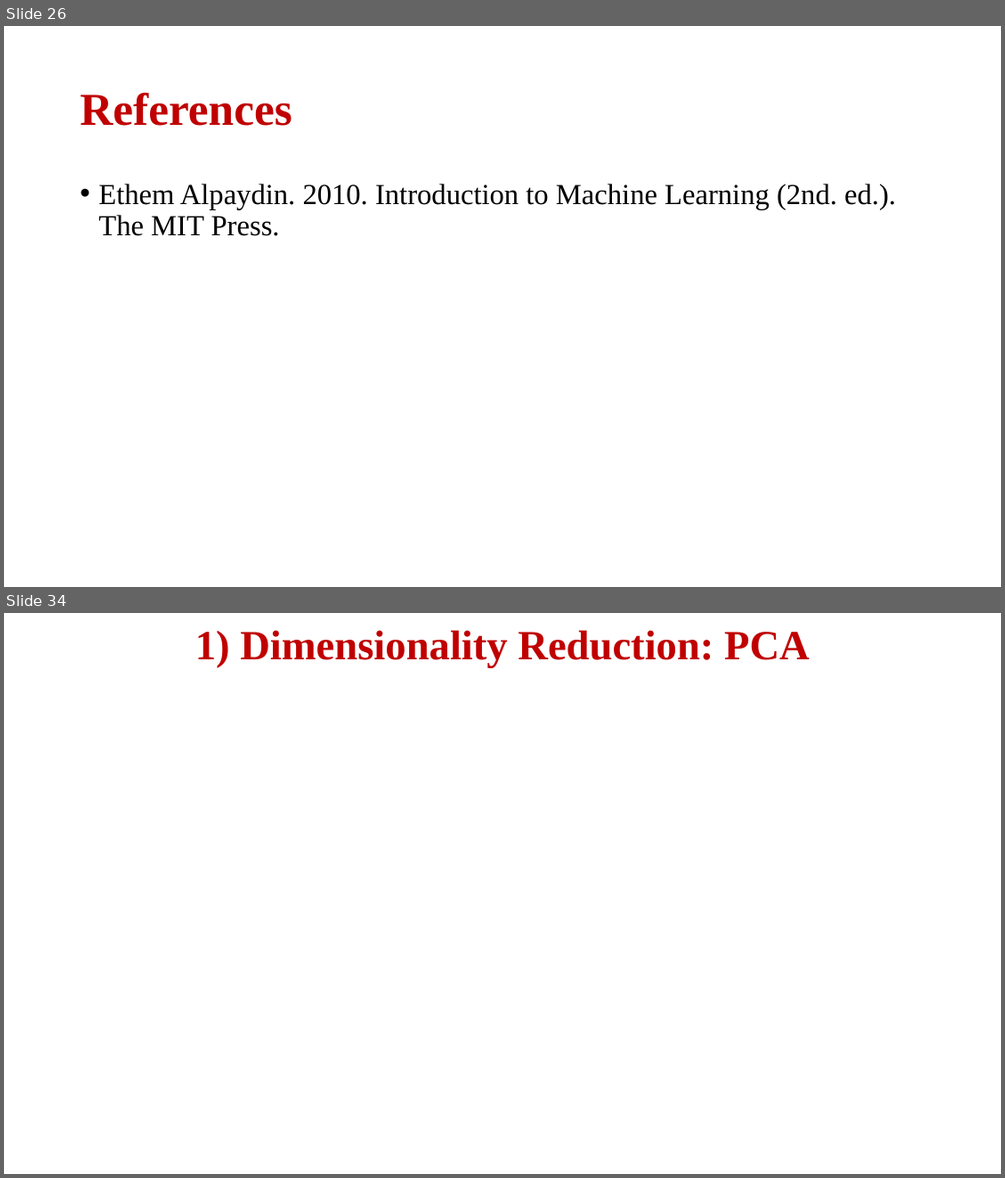
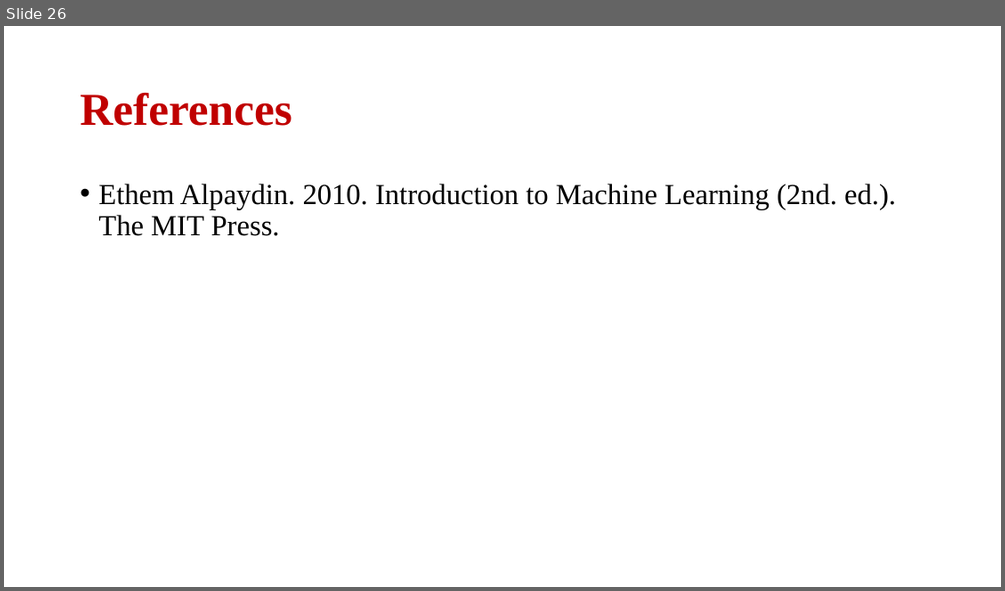
Before and after one commit to skysumitkumar/Du_Mca, a slide deck: 3rd_semester/Data_Science_with_python/PPT/Unit_1/Principal Component Analysis.pptx. Shown one above the other, each under a label of ours: slides 26 and 34 before the commit, slide 26 after it; the slides between them are not shown. The pictures are 1005x1178 and 1005x591 pixels, drawn with LibreOffice and Linux fonts; fonts in the diff are those of the drawing; grey boxes stand for pictures. Boxes give left, top, right and bottom in pixels: in the first picture for what was removed or moved away, otherwise in the second. Text is boxed around its words. In the diff, an @@ line names an element or a change of style, - is before the commit and + after.

```diff
--- a/3rd_semester/Data_Science_with_python/PPT/Unit_1/Principal Component Analysis.pptx
+++ b/3rd_semester/Data_Science_with_python/PPT/Unit_1/Principal Component Analysis.pptx
@@ slide 34 removed at box(4, 613, 1001, 1174), background #FFFFFF @@
@@ title removed at box(195, 630, 809, 668) @@
-1) Dimensionality Reduction: PCA
```
Also in this commit, not shown: 1 slide changed, 8 other slides removed.
